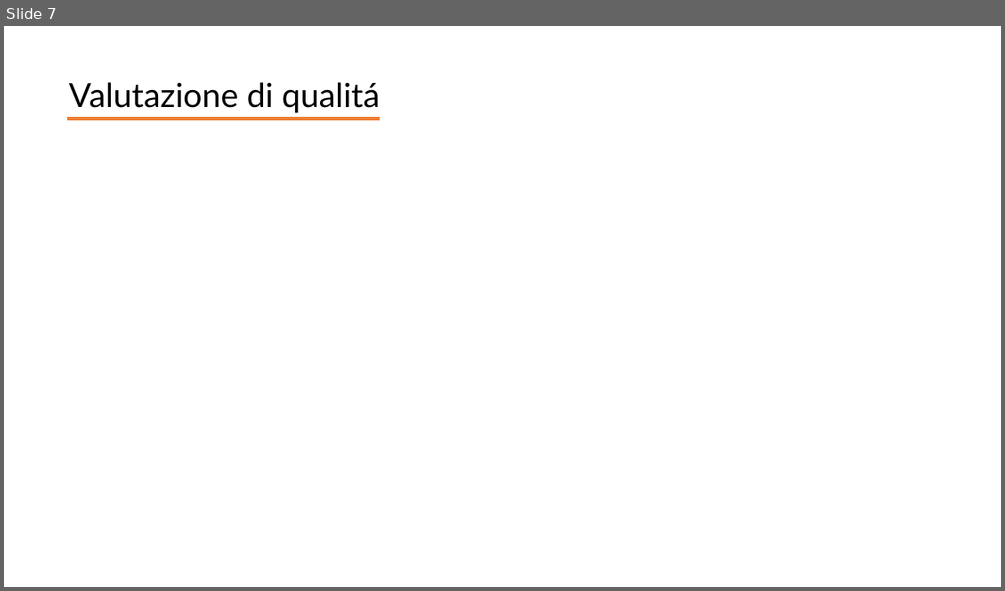
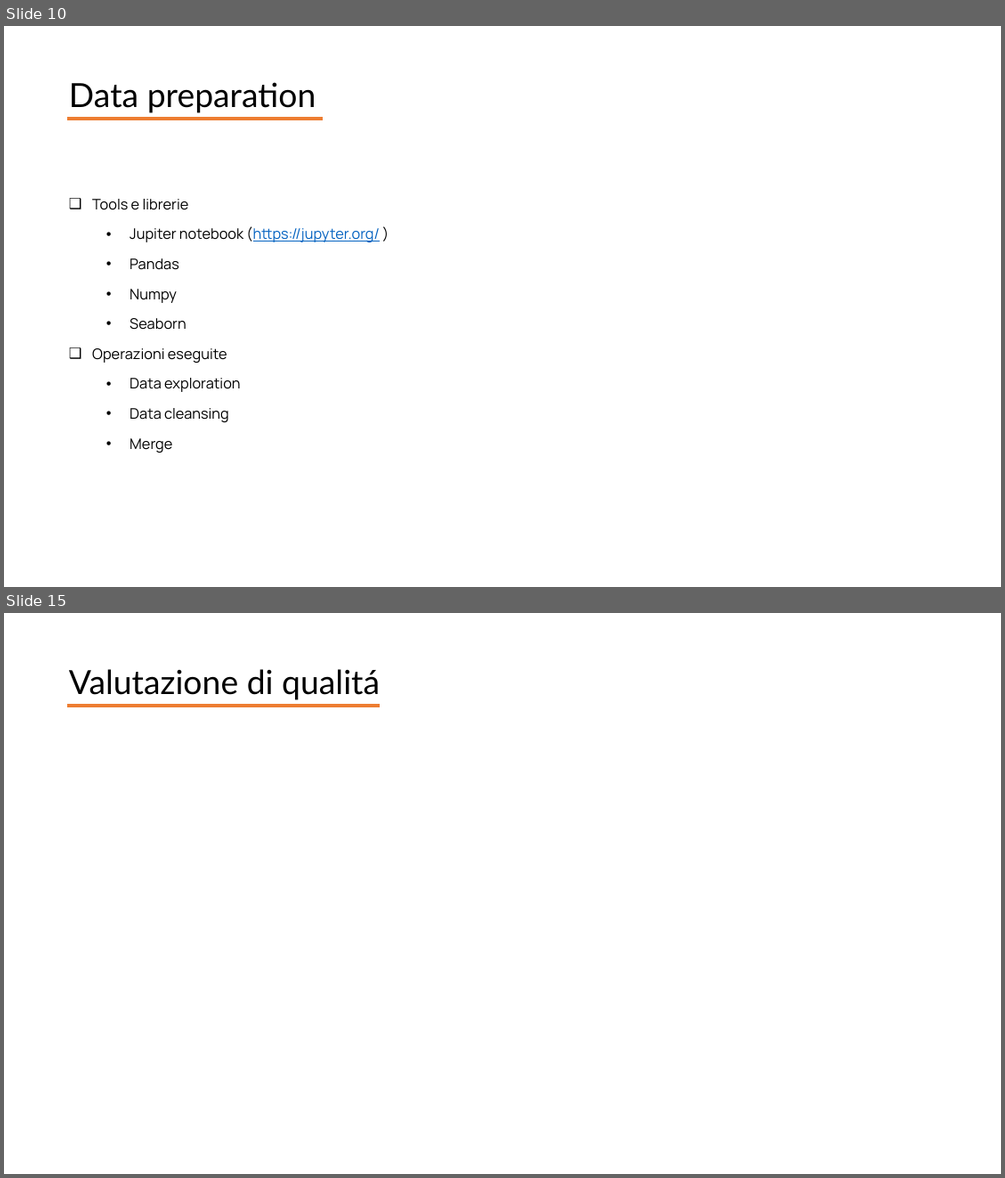
Before and after one commit to giocoal/air-quality-milano-interactive-data-visualization-tableau, a slide deck: Report/Report_progetto_Carbone_Cavallaro_Marconzini_Scuri.pptx. Shown one above the other, each under a label of ours: slide 7 before the commit, slides 10 and 15 after it; the slides between them are not shown. The pictures are 1005x591 and 1005x1178 pixels, drawn with LibreOffice and Linux fonts; fonts in the diff are those of the drawing. Boxes give left, top, right and bottom in pixels: in the first picture for what was removed or moved away, otherwise in the second. Text is boxed around its words. In the diff, an @@ line names an element or a change of style, - is before the commit and + after.

```diff
--- a/Report/Report_progetto_Carbone_Cavallaro_Marconzini_Scuri.pptx
+++ b/Report/Report_progetto_Carbone_Cavallaro_Marconzini_Scuri.pptx
@@ slide 10 added at (4, 26, 1001, 587), background #FFFFFF @@
@@ text added at (69, 82, 316, 113), 32 pt, text #000000 @@
+Data preparation
@@ line added from (67, 119) to (323, 119), #ED7D31 3 pt @@
@@ text added at (92, 199, 379, 452), 14 pt, text #000000 @@
+❑ Tools e librerie
+  • Jupiter notebook (https://jupyter.org/ )
+  • Pandas
+  • Numpy
+  • Seaborn
+❑ Operazioni eseguite
+  • Data exploration
+  • Data cleansing
+  • Merge
@@ what was slide 7 is now slide 15 @@
```
Also in this commit, not shown: 6 slides changed, 8 other slides added, 1 slide removed.
